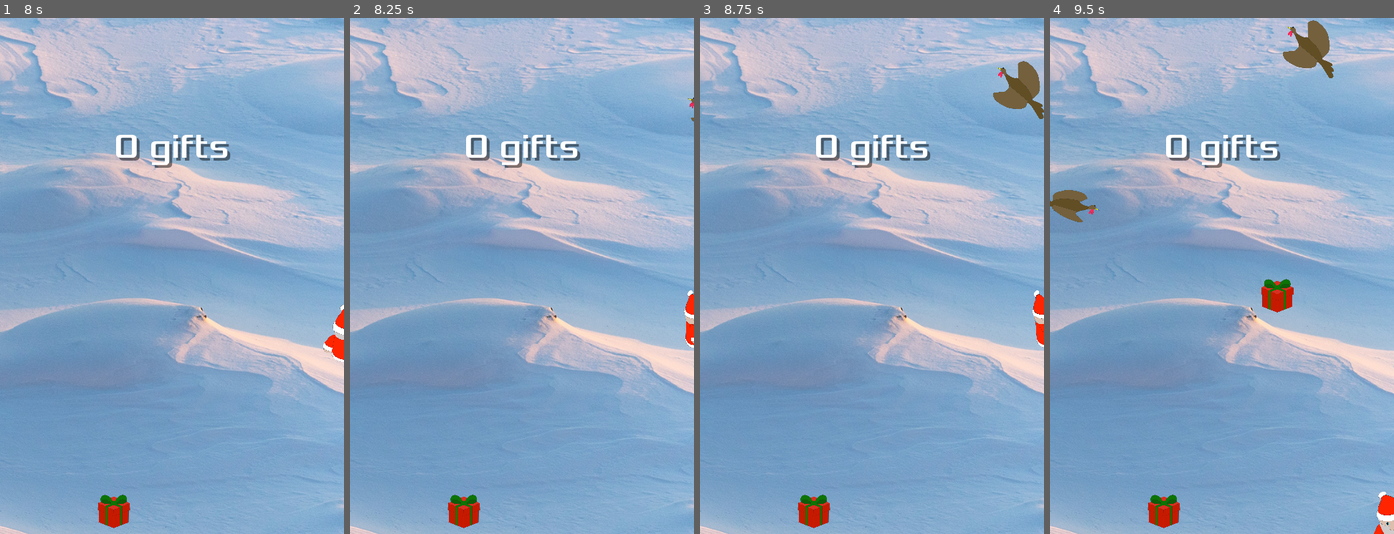
Above: before the commit, frames 1-4 (left to right).
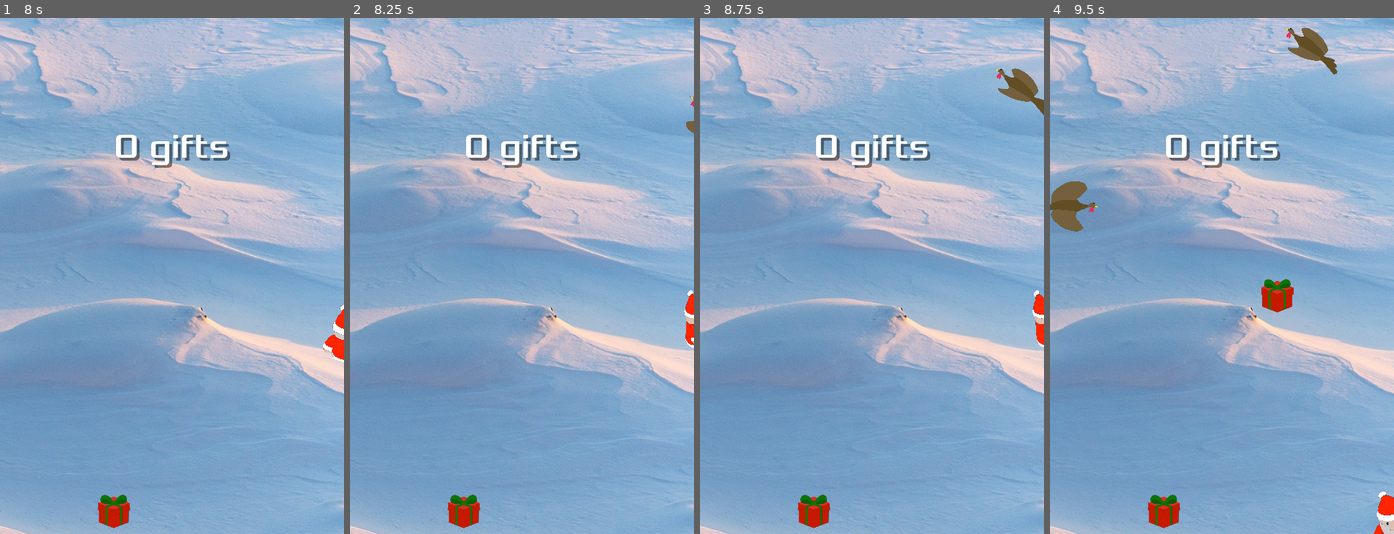
Above: after the commit, the same moments.

Repository: ilf-creative/dodge-them-turkeys
Game: Godot game, scene res://scenes/Main.tscn
The game is run twice, just before and just after one commit, with the same random seed, the same clock (stepped at 60 frames per second) and the same inputs. Before the commit the project starts from res://Main.tscn.
Inputs (mouse positions are in pixels of both pictures, inside the frame that each line leads up to):
- Up to frame 1 (8 s): tap Enter at 0.5, 2.75, 5.75 s; move the mouse to (247, 250) at 0.52 s; hold Right (ui_right) 0.53-1.28 s; click (247, 250) at 0.67 s; move the mouse to (103, 301) at 1.27 s; hold Down (ui_down) 1.28-2.03 s; tap Space at 2, 3.5 s; move the mouse to (206, 162) at 2.02 s; hold Right (ui_right) 2.03-2.78 s; move the mouse to (154, 379) at 2.77 s; hold Up (ui_up) 2.78-3.53 s; click (154, 379) at 2.92 s; move the mouse to (275, 353) at 3.52 s; hold Left (ui_left) 3.53-5 s; move the mouse to (68, 198) at 4.27 s; click "START" at 5 s; move the mouse to (189, 276) at 5.77 s; hold Down (ui_down) 5.78-6.53 s; click (189, 276) at 5.92 s; move the mouse to (120, 147) at 6.52 s; hold Right (ui_right) 6.53-7.28 s; move the mouse to (247, 250) at 7.27 s; hold Up (ui_up) from 7.28 s (still down)
- Up to frame 2 (8.25 s): move the mouse to (453, 301) at 8.02 s; release Up (ui_up) at 8.03 s; hold Right (ui_right) from 8.03 s (still down); click (453, 301) at 8.17 s
- Up to frame 3 (8.75 s): keep holding Right (ui_right)
- Up to frame 4 (9.5 s): move the mouse to (1256, 162) at 8.77 s; release Right (ui_right) at 8.78 s; hold Down (ui_down) from 8.78 s (still down)

Frame 1 is identical in both runs. In frame 2, less than 0.1% of the frame differs, in the area x 97-100%, y 15-23%; in frame 3, 0.5%; in frame 4, 1.0%, in the area x 0-84%, y 0-42%.

Commit message:
stuck santa bug fix

Diff:
--- a/project/project.godot
+++ b/project/project.godot
@@ -11,7 +11,7 @@
 [application]
 
 config/name="Dodge The Turkeys"
-run/main_scene="res://Main.tscn"
+run/main_scene="res://scenes/Main.tscn"
 boot_splash/image="res://dodge_assets/art/blank-splash.png"
 boot_splash/bg_color=Color( 1, 1, 1, 1 )
 config/icon="res://icon.png"
--- a/project/Gift.tscn
+++ b/project/scenes/Gift.tscn
@@ -1,6 +1,6 @@
 [gd_scene load_steps=6 format=2]
 
-[ext_resource path="res://Gift.gd" type="Script" id=1]
+[ext_resource path="res://scenes/Gift.gd" type="Script" id=1]
 [ext_resource path="res://dodge_assets/art/gift1.png" type="Texture" id=2]
 [ext_resource path="res://dodge_assets/art/gift2.png" type="Texture" id=3]
 
--- a/project/HUD.tscn
+++ b/project/scenes/HUD.tscn
@@ -1,7 +1,7 @@
 [gd_scene load_steps=14 format=2]
 
 [ext_resource path="res://dodge_assets/fonts/Xolonium-Regular.ttf" type="DynamicFontData" id=1]
-[ext_resource path="res://HUD.gd" type="Script" id=2]
+[ext_resource path="res://scenes/HUD.gd" type="Script" id=2]
 
 [sub_resource type="DynamicFont" id=1]
 size = 48
--- a/project/Main.tscn
+++ b/project/scenes/Main.tscn
@@ -1,10 +1,10 @@
 [gd_scene load_steps=12 format=2]
 
-[ext_resource path="res://Player.tscn" type="PackedScene" id=1]
-[ext_resource path="res://Main.gd" type="Script" id=2]
-[ext_resource path="res://Mob.tscn" type="PackedScene" id=3]
-[ext_resource path="res://HUD.tscn" type="PackedScene" id=4]
-[ext_resource path="res://Gift.tscn" type="PackedScene" id=5]
+[ext_resource path="res://scenes/Player.tscn" type="PackedScene" id=1]
+[ext_resource path="res://scenes/Main.gd" type="Script" id=2]
+[ext_resource path="res://scenes/Mob.tscn" type="PackedScene" id=3]
+[ext_resource path="res://scenes/HUD.tscn" type="PackedScene" id=4]
+[ext_resource path="res://scenes/Gift.tscn" type="PackedScene" id=5]
 [ext_resource path="res://dodge_assets/art/snow-bg-1.png" type="Texture" id=6]
 [ext_resource path="res://dodge_assets/audio/turkeys-win.mp3" type="AudioStream" id=7]
 [ext_resource path="res://dodge_assets/audio/dodge-turkey-bells.mp3" type="AudioStream" id=8]
--- a/project/Mob.tscn
+++ b/project/scenes/Mob.tscn
@@ -1,12 +1,12 @@
 [gd_scene load_steps=6 format=2]
 
 [ext_resource path="res://dodge_assets/art/turkey1.png" type="Texture" id=1]
-[ext_resource path="res://dodge_assets/art/turkey2.png" type="Texture" id=2]
-[ext_resource path="res://Mob.gd" type="Script" id=7]
+[ext_resource path="res://scenes/Mob.gd" type="Script" id=2]
+[ext_resource path="res://dodge_assets/art/turkey2.png" type="Texture" id=3]
 
 [sub_resource type="SpriteFrames" id=1]
 animations = [ {
-"frames": [ ExtResource( 1 ), ExtResource( 2 ) ],
+"frames": [ ExtResource( 1 ), ExtResource( 3 ) ],
 "loop": true,
 "name": "fly",
 "speed": 5.0
@@ -19,7 +19,7 @@
 [node name="Mob" type="RigidBody2D" groups=["mobs"]]
 collision_mask = 0
 gravity_scale = 0.0
-script = ExtResource( 7 )
+script = ExtResource( 2 )
 __meta__ = {
 "_edit_group_": true
 }
@@ -28,6 +28,7 @@
 scale = Vector2( 0.2, 0.2 )
 frames = SubResource( 1 )
 animation = "fly"
+frame = 1
 playing = true
 
 [node name="CollisionShape2D" type="CollisionShape2D" parent="."]
--- a/project/Player.gd
+++ b/project/scenes/Player.gd
@@ -12,6 +12,7 @@
 	show()
 	$CollisionShape2D.disabled = false
 	target = Vector2.ZERO
+	oldTarget = Vector2.ZERO
 
 func _ready():
 	screen_size = get_viewport_rect().size
@@ -33,12 +34,14 @@
 	# touch control
 	if (target != Vector2.ZERO && velocity.length() == 0):
 		var distance = (target - position)
-		if (distance.length() > 5):
+		if (distance.length() > 20):
 			velocity = (target - position).normalized()
 			$AnimatedSprite.play()
 		else:
 			$AnimatedSprite.stop()
 			velocity = Vector2.ZERO
+			position = target
+			target = Vector2.ZERO
 	else:
 		target = Vector2.ZERO
 
--- a/project/Player.tscn
+++ b/project/scenes/Player.tscn
@@ -1,28 +1,28 @@
 [gd_scene load_steps=10 format=2]
 
-[ext_resource path="res://Player.gd" type="Script" id=1]
-[ext_resource path="res://dodge_assets/art/santa-down-1.png" type="Texture" id=2]
-[ext_resource path="res://dodge_assets/art/santa-down-2.png" type="Texture" id=3]
-[ext_resource path="res://dodge_assets/art/santa-up-1.png" type="Texture" id=4]
-[ext_resource path="res://dodge_assets/art/santa-up-2.png" type="Texture" id=5]
+[ext_resource path="res://dodge_assets/art/santa-down-1.png" type="Texture" id=1]
+[ext_resource path="res://dodge_assets/art/santa-right-2.png" type="Texture" id=2]
+[ext_resource path="res://scenes/Player.gd" type="Script" id=3]
+[ext_resource path="res://dodge_assets/art/santa-up-2.png" type="Texture" id=4]
+[ext_resource path="res://dodge_assets/art/santa-up-1.png" type="Texture" id=5]
 [ext_resource path="res://dodge_assets/art/santa-right-1.png" type="Texture" id=6]
-[ext_resource path="res://dodge_assets/art/santa-right-2.png" type="Texture" id=7]
+[ext_resource path="res://dodge_assets/art/santa-down-2.png" type="Texture" id=7]
 
 [sub_resource type="SpriteFrames" id=1]
 animations = [ {
-"frames": [ ExtResource( 4 ), ExtResource( 5 ) ],
+"frames": [ ExtResource( 5 ), ExtResource( 4 ) ],
 "loop": true,
 "name": "up",
 "speed": 5.0
 }, {
-"frames": [ ExtResource( 6 ), ExtResource( 7 ) ],
+"frames": [ ExtResource( 1 ), ExtResource( 7 ) ],
+"loop": true,
+"name": "down",
+"speed": 5.0
+}, {
+"frames": [ ExtResource( 6 ), ExtResource( 2 ) ],
 "loop": true,
 "name": "walk",
-"speed": 5.0
-}, {
-"frames": [ ExtResource( 2 ), ExtResource( 3 ) ],
-"loop": true,
-"name": "down",
 "speed": 5.0
 } ]
 
@@ -31,7 +31,7 @@
 height = 14.0
 
 [node name="Player" type="Area2D"]
-script = ExtResource( 1 )
+script = ExtResource( 3 )
 __meta__ = {
 "_edit_group_": true
 }
Renamed: project/Gift.gd -> project/scenes/Gift.gd
Renamed: project/HUD.gd -> project/scenes/HUD.gd
Renamed: project/Main.gd -> project/scenes/Main.gd
Renamed: project/Mob.gd -> project/scenes/Mob.gd
Not shown, changed: docs/index.html
Not shown, changed: docs/index.js
Not shown, changed: docs/index.pck
Not shown, changed: docs/index.wasm
